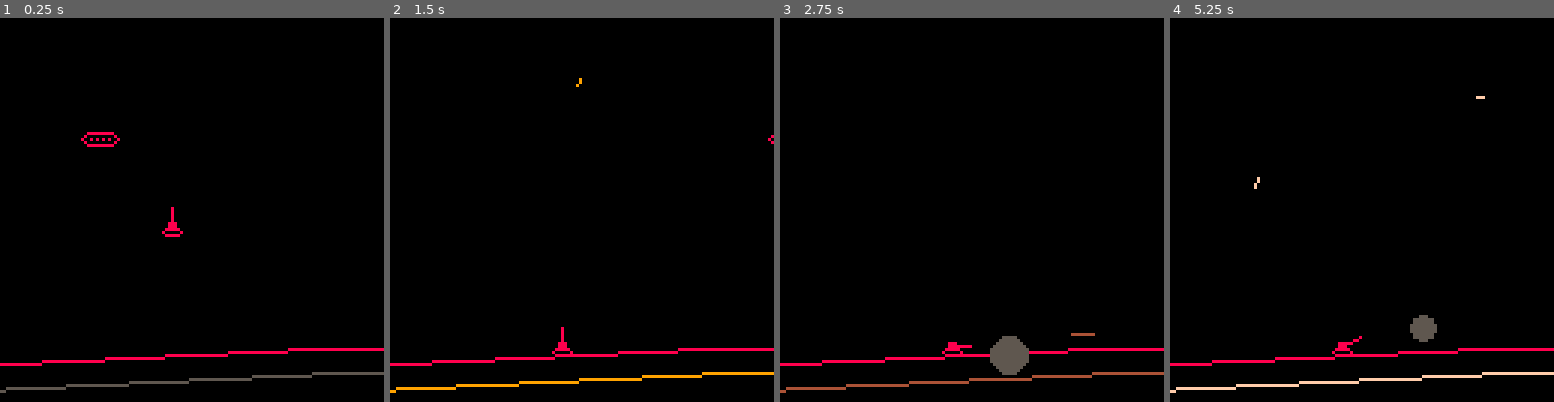
Above: before the commit, frames 1-4 (left to right).
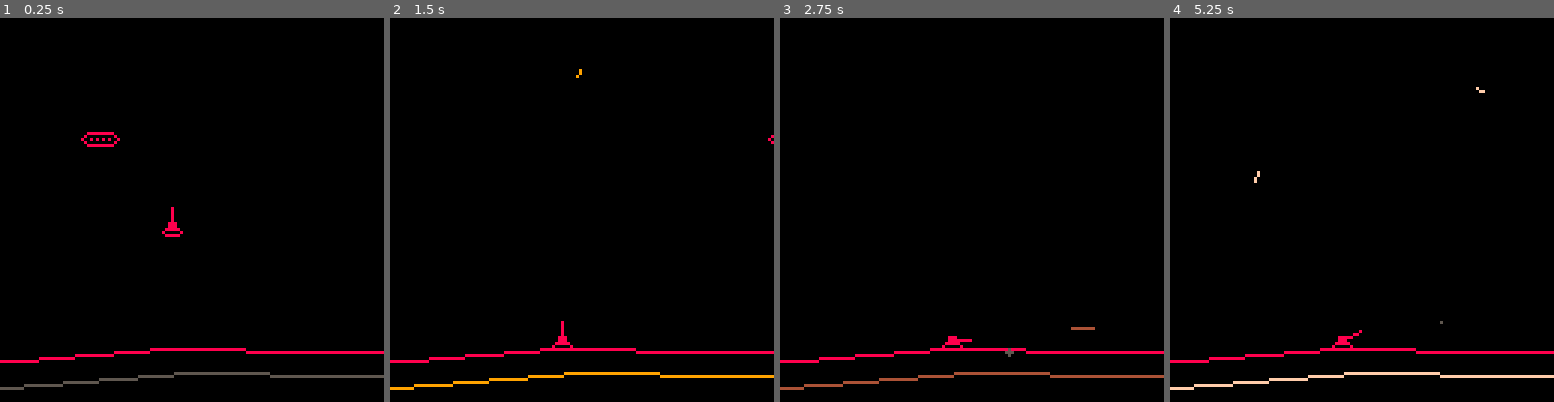
Above: after the commit, the same moments.

Repository: arnodick/spacetank
Game: PICO-8 cartridge tank.p8
Same seed, same stepped clock (60 frames per second), same inputs: the game is played once before the commit and once after it.
Inputs:
- Up to frame 1 (0.25 s): no input
- Up to frame 2 (1.5 s): tap X (X key) at 0.33, 1.07 s; tap O (Z key) at 0.7 s
- Up to frame 3 (2.75 s): hold Right 1.6-2.1 s; tap O (Z key) at 1.7, 2.1, 2.5 s; tap X (X key) at 1.85 s; hold Right from 2.47 s (still down)
- Up to frame 4 (5.25 s): tap O (Z key) every 0.4 s from 2.9 to 4.9 s; tap X (X key) at 2.97, 4.08, 5.2 s; release Right at 3.03 s; hold Left 3.08-3.58 s; hold Right 4.02-4.68 s; hold Left from 5.08 s (still down)

The runs differ from the first frame. In frame 1, 2.7% of the frame differs, in the area x 0-100%, y 85-98%; in frame 2, 2.8%; in frame 3, 3.5%, in the area x 0-100%, y 80-98%; in frame 4, 3.3%.

Commit message:
fixed ground detection lag, added cloud size

Diff:
--- a/tank.p8
+++ b/tank.p8
@@ -39,7 +39,7 @@
 	hillspacing=50
 	local los,his=0,0
 	ground={}
-	ground[1]={-64,0}
+	ground[1]={0,0}
 	for a=2,200 do
 		local h=0
 		h=groundheight
@@ -66,17 +66,16 @@
 
 	end
 	actors={}
-	maketank(50,-50,0,0,2)
+	maketank(100,-50,0,0,2)
 end
 
 function getground(a)
-	for b=1,#ground-1 do
-		if ground[b][1]<a.x and ground[b+1][1]>a.x then
-			local w=a.x-ground[b][1]
-			return ground[b][2]-w*ground[b].ratio
-		elseif ground[b][1]==a.x then
-			return ground[b][2]
-		end
+	local gx=flr(a.x/hillspacing)
+	if ground[gx][1]<a.x and ground[gx+1][1]>a.x then
+		local w=a.x-ground[gx][1]
+		return ground[gx][2]-w*ground[gx].ratio
+	elseif ground[gx][1]==a.x then
+		return ground[gx][2]
 	end
 end
 
@@ -154,8 +153,9 @@
 	e.delta=timer
 end
 
-function makecloud(x,y)
+function makecloud(x,y,r)
 	local e=makeactor(6,x,y,0,0)
+	e.r=r
 	e.grav=false
 	e.delta=timer
 end
@@ -176,7 +176,7 @@
 	elseif t.t==enums.explosion then
 		circfill(t.x,t.y,5+(timer-t.delta)*10,7)
 	elseif t.t==enums.cloud then
-		circfill(t.x,t.y,10-(timer-t.delta)*1,5)
+		circfill(t.x,t.y,t.r-(timer-t.delta)*1,5)
 	end
 end
 
@@ -238,7 +238,7 @@
 		end
 		if a.bounce==4 then
 			for j=1,4 do
-				makecloud(a.x+rnd(20)-10,a.y+rnd(20)-10)
+				makecloud(a.x+rnd(20)-10,a.y+rnd(20)-10,6)
 			end
 			sfx(6)
 			del(actors,a)
@@ -269,7 +269,7 @@
 			--make an array of functions for this?
 			--each function is indexed from array with the .bt value
 			if bullettype[actors[1].bt].dest then
-				makecloud(a.x+rnd(20)-10,a.y+rnd(20)-10)
+				makecloud(a.x+rnd(20)-10,a.y+rnd(20)-10,5)
 				del(actors,a)--delete for bounce!
 			end
 		end
@@ -299,11 +299,15 @@
  	del(actors,a)
  end
  if a.t==enums.tank then
+ 	if a.gun.len<6 then
+ 		a.gun.len+=1.5
+ 	end
   a.gun.x=a.x+1+a.gun.vec[1]*a.gun.len
 		a.gun.y=a.y-4+a.gun.vec[2]*a.gun.len
 		if btn(4) then
 			if a.gun.delta==0 then
 				sfx(3)
+				a.gun.len=0
 				local bvel=sqrt( (a.gun.vec[1]*bullettype[a.bt].vel+a.vec[1]*a.vel)^2+(a.gun.vec[2]*bullettype[a.bt].vel+a.vec[2]*a.vel)^2 )
 					makebullet(a.gun.x,a.gun.y,a.gun.angle+rnd(0.02)-0.01,bvel,1)
 				if a.gun.angle<0.25 then
@@ -338,7 +342,7 @@
 			makedebris(a.x,a.y)
 		end
 		for j=1,10 do
-			makecloud(a.x+rnd(20)-10,a.y+rnd(20)-10)
+			makecloud(a.x+rnd(20)-10,a.y+rnd(20)-10,10)
 		end
 		makeexplosion(a.x,a.y)
 		cam.shake=10
@@ -374,6 +378,7 @@
 		line(ground[a][1]+8,ground[a][2]+8,ground[a+1][1]+8,ground[a+1][2]+8,7)
 	end
 	foreach(actors,drawactor)
+	drawactor(actors[1])--so that tank is drawn over other stuff like bullets
 	if debug then
 		for a=1,#debug_l do
 			print(debug_l[a],cam[1]+0,cam[2]+(a-1)*6,8)
